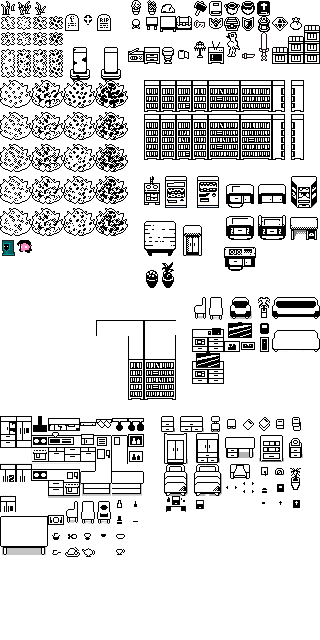
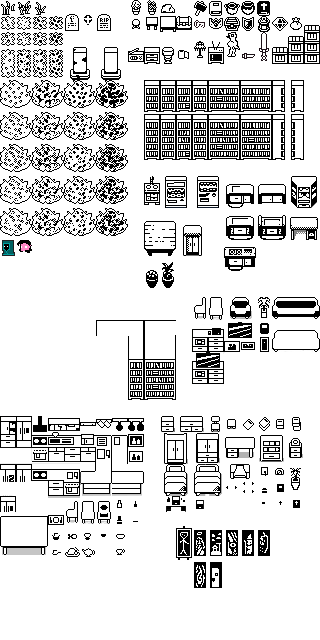
Two versions of the same layered image (320x640). Layer-by-layer changes:
added layer "Layer 7" above "Layer 6" over (x1=180, y1=530, x2=270, y2=588)
painted on "Layer 6" over (x1=176, y1=526, x2=192, y2=560)
